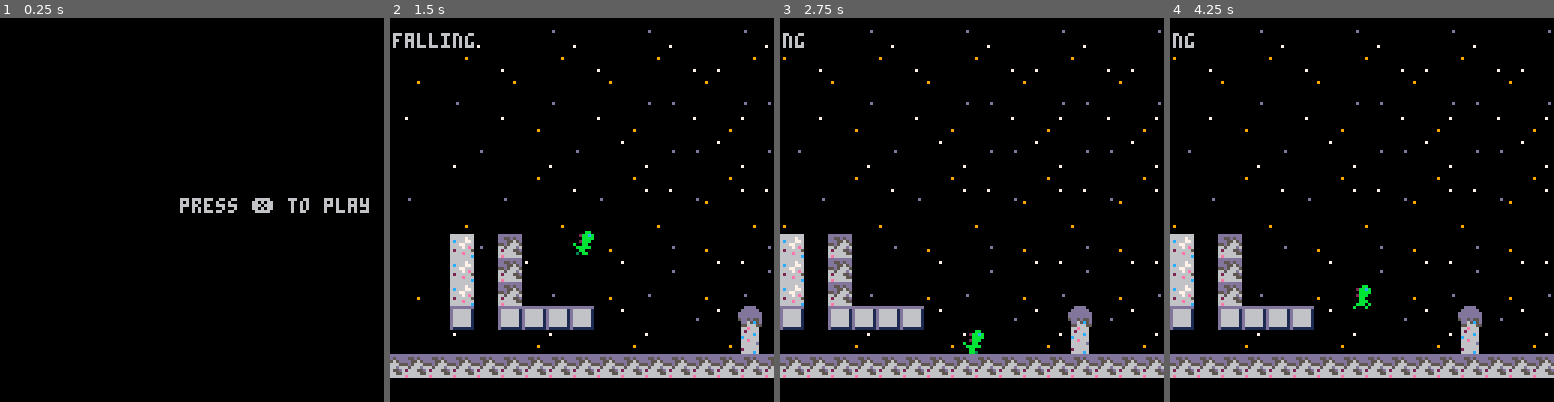
Above: before the commit, frames 1-4 (left to right).
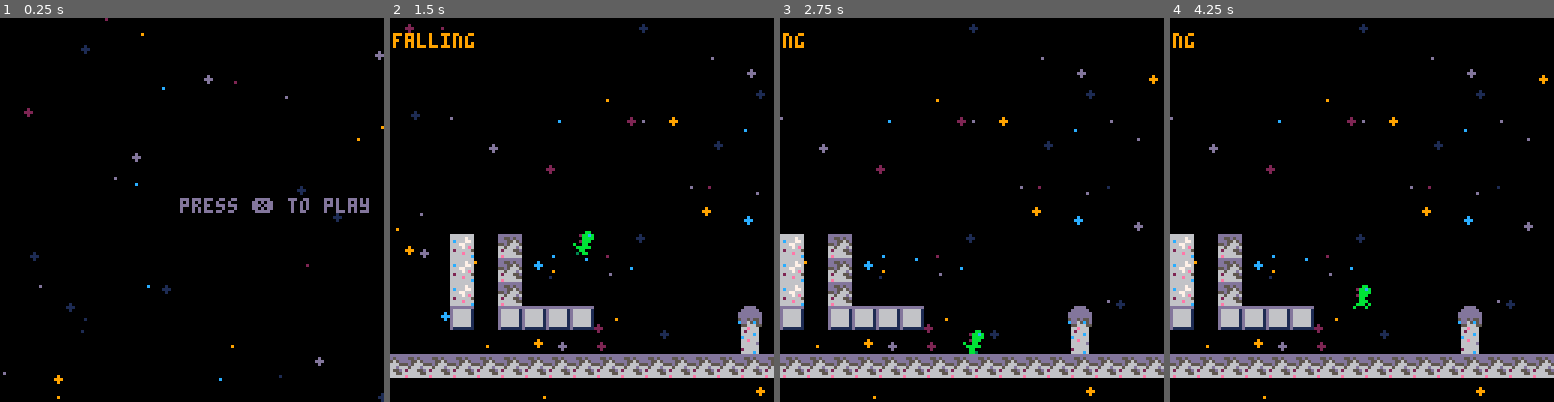
Above: after the commit, the same moments.

Repository: barddev/moonshot
Game: PICO-8 cartridge moonshot.p8
Two runs of this game, one before a commit and one after it. Both use one fixed random seed, a clock stepped at 60 frames per second and the inputs below.
Inputs:
- Up to frame 1 (0.25 s): no input
- Up to frame 2 (1.5 s): tap X (X key) at 0.33, 1.07 s; tap O (Z key) at 0.7 s
- Up to frame 3 (2.75 s): hold Right 1.6-2.1 s; tap O (Z key) at 1.7, 2.1, 2.5 s; tap X (X key) at 1.85 s; hold Up 2.15-2.42 s; hold Right from 2.47 s (still down)
- Up to frame 4 (4.25 s): tap O (Z key) every 0.4 s from 2.9 to 4.1 s; tap X (X key) at 2.97, 4.08 s; release Right at 3.03 s; hold Left 3.08-3.58 s; hold Down 3.63-3.97 s; hold Right from 4.02 s (still down)

The runs differ from the first frame. In frame 1, 1.3% of the frame differs, in the area x 0-100%, y 0-100%; in frame 2, 1.7%, in the area x 0-100%, y 1-100%; in frame 3, 1.5%; in frame 4, 1.5%.

Commit message:
added random stars, broken jump

Diff:
--- a/moonshot.p8
+++ b/moonshot.p8
@@ -11,6 +11,10 @@
 btn_o=4
 btn_x=5
 
+screen={
+  h=128,
+  w=128,
+}
 
 --game physics values
 gravity=0.10
@@ -18,14 +22,17 @@
 
 
 function _init()
+  stars_init(screen.w,screen.h,32)
+  ticker=0
   --start music
-  music(0)
+  --music(0)
   --map information
 	 map_x=0
 	 map_y=0
 
 	 map_start=0
 	 map_end=256
+
 
 	 --game functions
   game={
@@ -63,12 +70,18 @@
     --player states
     --idle, running, jumping, falling
     state="idle",
-    shooting=false
+    --jumping
+    jump_press=0,
+    jump_press_time=0.2,
+    grounded_press=0,
+    grounded_press_time=0.25,
+    grounded=false
   }
-
 end
 
 function _update60()
+  --todo move this to menu
+  ticker+=0.5
   game.update()
 end
 
@@ -79,19 +92,27 @@
 --menu
 
 function menu_update()
-  if btnp(btn_x) then
+  if btn(btn_x) then
+    game.init=game_init
     game.update=game_update
     game.draw=game_draw
+    game.init()
   end
 end
 
 function menu_draw()
   cls()
+  stars_draw()
   print("press ❎ to play", 60, 60)
 end
 -->8
 --game
 --the main game
+
+function game_init()
+  stars_init(map_end,screen.h,100)
+end
+
 function game_update()
 
  player_update()
@@ -103,6 +124,7 @@
 
 function game_draw()
   cls()
+  stars_draw()
   background_draw()
   map(0,0)
   print(p.state, 5,5)
@@ -172,9 +194,22 @@
 
   --todo revisit this
   --and add variable jumping
-  if btnp(btn_x)
-  and p.state!="jumping"
-  and p.state!="falling" then
+  --add buffered jumping
+  p.grounded_press-=60
+  if p.grounded then
+    p.grounded_press=p.grounded_press_time
+  end
+  p.jump_press-=60
+  if btnp(btn_x) then
+    p.jump_press=p.jump_press_time
+  end
+
+  if p.jump_press>0
+  and p.grounded_press>0 then
+    sfx(00)
+    p.jump_press=0
+    p.grounded_press=0
+    p.grounded=false
     p.dy-=p.acc_y
   end
 
@@ -186,6 +221,7 @@
     p.dy=mid(-p.max_dy, p.dy, p.max_dy)
 
     if collide_map(p,"down",0) then
+      p.grounded=true
       if btn(btn_left)
       or btn(btn_right) then
         p.state="running"
@@ -266,22 +304,69 @@
 -->8
 --backgroud
 
-star_x=0
-star_spd=0.15
-
 
 function background_update()
-   star_x-=p.dx*star_spd
-   if star_x<-32 then end
 end
 
 function background_draw()
-
-		for i=0,map_end-64,32 do
-		  map(0,32,star_x+i,0,16,16)
-		end
-  --map(0,32,star_x+star_mod,0,16,16)
-  --map(0,32,star_x+star_mod+32,0,16,16)
+end
+-->8
+--stars
+
+stars={}
+stars_color_pal={1,2,9,12,13}
+
+function stars_init(w,h,num)
+  stars={}
+
+  for i=1,num do
+    s={}
+    s.x=rnd(w)
+    s.y=rnd(h)
+    s.color=stars_color_pal[flr(rnd(count(stars_color_pal)))+1]
+    s.size=rnd(2)
+    add(stars,s)
+  end
+end
+
+function stars_draw()
+ for s in all(stars) do
+   circfill(flr(s.x),s.y,s.size,s.color)
+ end
+end
+-->8
+--egg
+
+--egg,list of eggs
+eggs={}
+
+--egg values should be here
+egg={
+  --sprite number
+  sp=16,
+  --
+  --animation timing
+  anim=0,
+  --sprite x position
+  x=80,
+  --sprite y position
+  y=80,
+  --sprite width/height in pixel
+  w=8,
+  h=8,
+  --player y speed
+  dy=0,
+  acc_y=2
+}
+
+function egg_init()
+end
+
+function egg_update()
+end
+
+function egg_draw()
+
 end
 __gfx__
 00000000000bbb0000000bb000000bb000000bb000000bb00000bb00000000000000000000000000000000000000000000000000000000000000000000000000
@@ -301,11 +386,11 @@
 0deddee009aaa0000000000000000000000000000000000000000000000000000000000000000000000000000000000000000000000000000000000000000000
 00deee0009a000000000000000000000000000000000000000000000000000000000000000000000000000000000000000000000000000000000000000000000
 00000000000000000000000000000000000000000000000000000000000000000000000000000000000000000000000000000000000000000000000000000000
-00900000000000000000000000000000000000000000000000000000000000000000000000000000000000000000000000000000000000000000000000000000
-00099900000000000000000000000000000000000000000000000000000000000000000000000000000000000000000000000000000000000000000000000000
-00999900000000000000000000000000000000000000000000000000000000000000000000000000000000000000000000000000000000000000000000000000
-00099900000000000000000000000000000000000000000000000000000000000000000000000000000000000000000000000000000000000000000000000000
-00900000000000000000000000000000000000000000000000000000000000000000000000000000000000000000000000000000000000000000000000000000
+00800000000000000000000000000000000000000000000000000000000000000000000000000000000000000000000000000000000000000000000000000000
+00089a00000000000000000000000000000000000000000000000000000000000000000000000000000000000000000000000000000000000000000000000000
+00899a00000000000000000000000000000000000000000000000000000000000000000000000000000000000000000000000000000000000000000000000000
+00089a00000000000000000000000000000000000000000000000000000000000000000000000000000000000000000000000000000000000000000000000000
+00800000000000000000000000000000000000000000000000000000000000000000000000000000000000000000000000000000000000000000000000000000
 00000000000000000000000000000000000000000000000000000000000000000000000000000000000000000000000000000000000000000000000000000000
 00000000000000000000000000000000000000000000000000000000000000000000000000000000000000000000000000000000000000000000000000000000
 00000000000000000000000000000000000000000000000000000000000000000000000000000000000000000000000000000000000000000000000000000000
@@ -317,7 +402,7 @@
 00066000000000000000000000000000000000000000000000000000000000000000000000000000000000000000000000000000000000000000000000000000
 00600600000000000000000000000000000000000000000000000000000000000000000000000000000000000000000000000000000000000000000000000000
 0000000000dddd00dddddddddddddddddddddddd00dddddddddddd0000000000dddddddd00000000000000000000000000000000000000000000000000000000
-070000000dddddd0dd55d5dddddddddddddddddd0dddddddddddddd000000000d666666100000000000000000000000000000000000000000000000000000000
+000000000dddddd0dd55d5dddddddddddddddddd0dddddddddddddd000000000d666666100000000000000000000000000000000000000000000000000000000
 00000000ddddddddddd5565dd5ddd5dd55ddddddddd5dd5ddd55dddd00000000d666666100000000000000000000000000000000000000000000000000000000
 00000000dddddddd55d56665565dd6d55ddd5dd5dd555d655d5dd5dd00000000d666666100000000000000000000000000000000000000000000000000000000
 000000005dd5d55d665666d6666556566dd555d6d56665626566d65d00000000d666666100000000000000000000000000000000000000000000000000000000
@@ -329,25 +414,25 @@
 000000000c666660000000006c6667766666c666666666e600000000000000000000000000000000000000000000000000000000000000000000000000000000
 00000000066e6660000000006667766666666d56e66c666600000000000000000000000000000000000000000000000000000000000000000000000000000000
 00000000066666d000000000666676e65666d5666666666200000000000000000000000000000000000000000000000000000000000000000000000000000000
-000009000666666000000000626666655d6e666626e6006600000000000000000000000000000000000000000000000000000000000000000000000000000000
+000000000666666000000000626666655d6e666626e6006600000000000000000000000000000000000000000000000000000000000000000000000000000000
 0000000002666660000000006666e6665d6662660666606000000000000000000000000000000000000000000000000000000000000000000000000000000000
 0000000006666c60000000006666666c666666660060600000000000000000000000000000000000000000000000000000000000000000000000000000000000
 00000000000000000000000000000000000000000000000000000000000000000000000000000000000000000000000000000000000000000000000000000000
 00000000000000000000000000000000000000000000000000000000000000000000000000000000000000000000000000000000000000000000000000000000
 00000000000000000000000000000000000000000000000000000000000000000000000000000000000000000000000000000000000000000000000000000000
 00000000000000000000000000000000000000000000000000000000000000000000000000000000000000000000000000000000000000000000000000000000
-00d00000000000000000000000000000000000000000000000000000000000000000000000000000000000000000000000000000000000000000000000000000
-00000000000000000000000000000000000000000000000000000000000000000000000000000000000000000000000000000000000000000000000000000000
-00000000000000000000000000000000000000000000000000000000000000000000000000000000000000000000000000000000000000000000000000000000
-00000000000000000000000000000000000000000000000000000000000000000000000000000000000000000000000000000000000000000000000000000000
-00000055666666665500000050000000000000050000005555000000500000000000000500000000000000000000000000000000000000000000000000000000
-00000566666666666650000065500000000005560000056665000000655000000000055600000000000000000000000000000000000000000000000000000000
-00005666666666666665000066655500005556660000566666550000655555000055555600000000000000000000000000000000000000000000000000000000
-00056666666666666666500066666555555666660005666666655000665555555555556600000000000000000000000000000000000000000000000000000000
-00056666666666666666500066666666666666660005666666665500665555555555556600000000000000000000000000000000000000000000000000000000
-00566666666666666666650066666666666666660055566666665550666665555566566600000000000000000000000000000000000000000000000000000000
-05566666666666666666655066666666666666660556556666665665666666666666666600000000000000000000000000000000000000000000000000000000
-55666666666666666666665566666666666666665566656666666665666666666666666600000000000000000000000000000000000000000000000000000000
+00000000000000000000000000000000000000000000000000000000000000000000000000000000000000000000000000000000000000000000000000000000
+00000000000000000000000000000000000000000000000000000000000000000000000000000000000000000000000000000000000000000000000000000000
+00000000000000000000000000000000000000000000000000000000000000000000000000000000000000000000000000000000000000000000000000000000
+00000000000000000000000000000000000000000000000000000000000000000000000000000000000000000000000000000000000000000000000000000000
+00000000000000000000000000000000000000000000000000000000000000000000000000000000000000000000000000000000000000000000000000000000
+00000000000000000000000000000000000000000000000000000000000000000000000000000000000000000000000000000000000000000000000000000000
+00000000000000000000000000000000000000000000000000000000000000000000000000000000000000000000000000000000000000000000000000000000
+00000000000000000000000000000000000000000000000000000000000000000000000000000000000000000000000000000000000000000000000000000000
+00000000000000000000000000000000000000000000000000000000000000000000000000000000000000000000000000000000000000000000000000000000
+00000000000000000000000000000000000000000000000000000000000000000000000000000000000000000000000000000000000000000000000000000000
+00000000000000000000000000000000000000000000000000000000000000000000000000000000000000000000000000000000000000000000000000000000
+00000000000000000000000000000000000000000000000000000000000000000000000000000000000000000000000000000000000000000000000000000000
 00000000000000060000000000000006000005000600000000050000000000000000000000000000000000000000000000000000000000000000000000000000
 00000000000000000000000000000000000000000000000000000000000000000000000000000000000000000000000000000000000000000000000000000000
 04000005000000000000000500000000000600000000000400000000000000060000000000000000000000000000000000000000000000000000000000000000
